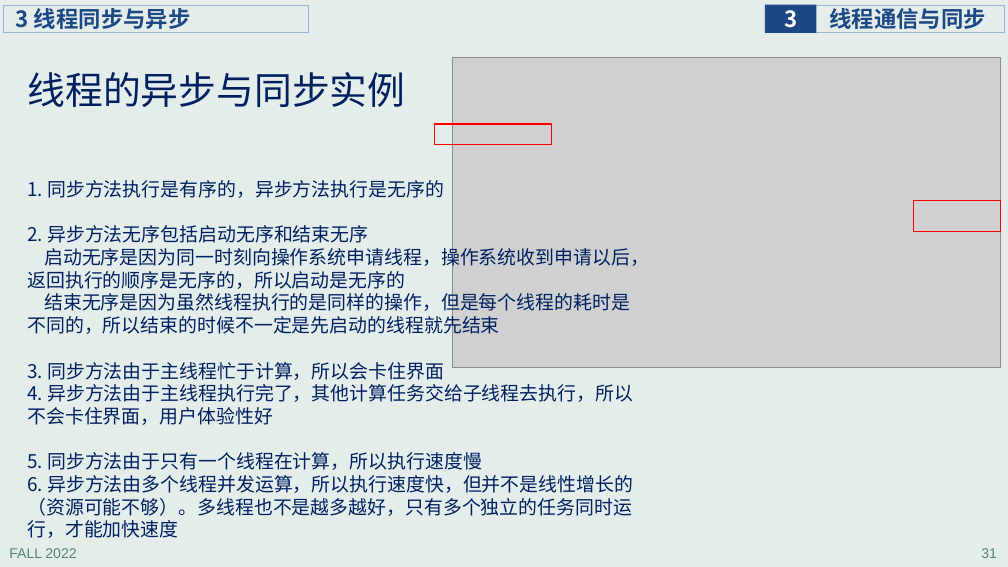
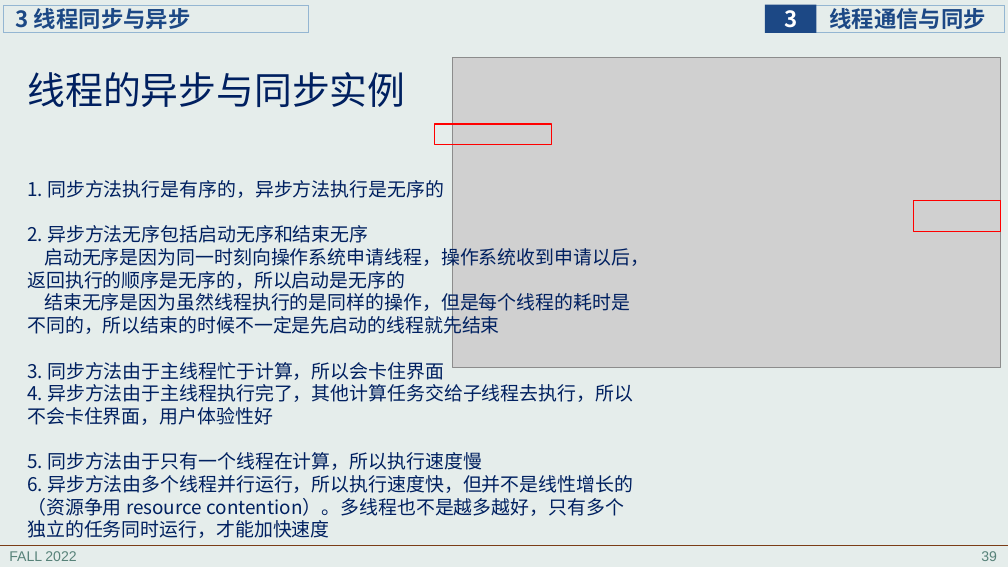
Before and after one commit to principleWindows/win-principle-2022, a slide deck: slide 39 of slides/instruction/principleWindows_3.pptx (slide 31 before the commit). Drawn at 1008x567 pixels with LibreOffice and Linux fonts; fonts in the diff are those of the drawing; grey boxes stand for pictures. Boxes give left, top, right and bottom in pixels: in the first picture for what was removed or moved away, otherwise in the second. Text is boxed around its words. In the diff, an @@ line names an element or a change of style, - is before the commit and + after.

```diff
--- a/slides/instruction/principleWindows_3.pptx
+++ b/slides/instruction/principleWindows_3.pptx
@@ text at box(27, 475, 633, 538): text changed @@
-6. 异步方法由多个线程并发运算，所以执行速度快，但并不是线性增长的（资源可能不够）。多线程也不是越多越好，只有多个独立的任务同时运行，才能加快速度
+6. 异步方法由多个线程并行运行，所以执行速度快，但并不是线性增长的（资源争用 resource contention）。多线程也不是越多越好，只有多个独立的任务同时运行，才能加快速度
@@ line added from (0, 545) to (1008, 545), #7B3D17 0.5 pt @@
@@ page number removed at box(981, 548, 997, 558) @@
-31
@@ page number added at box(981, 551, 997, 561), 13.3 pt, text #578279 @@
+39
```
Also in this commit, not shown: 52 other slides changed, 19 slides added, 1 slide removed, 7 other files.
